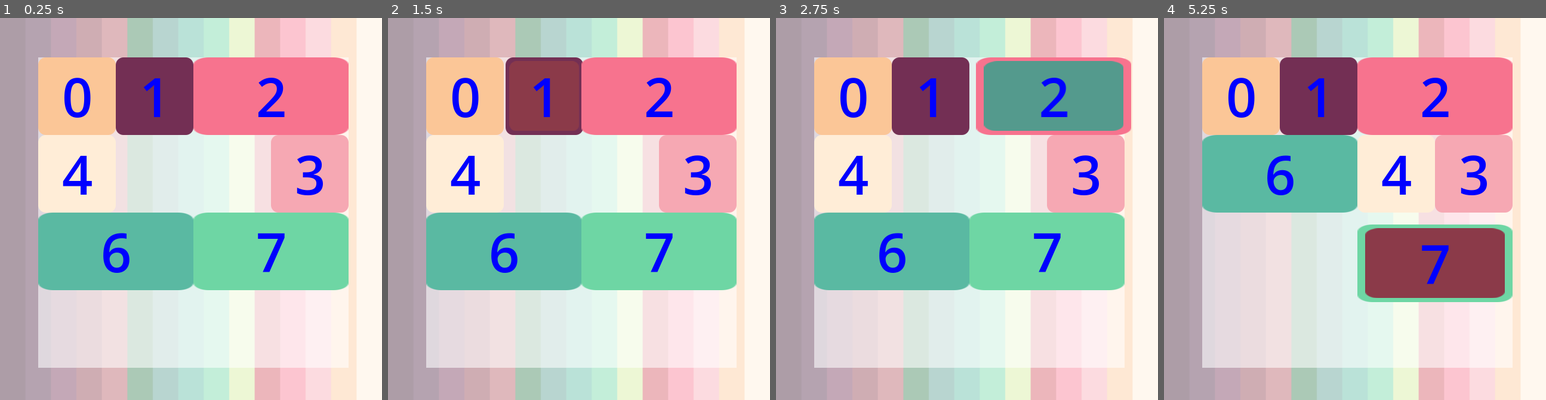
Above: before the commit, frames 1-4 (left to right).
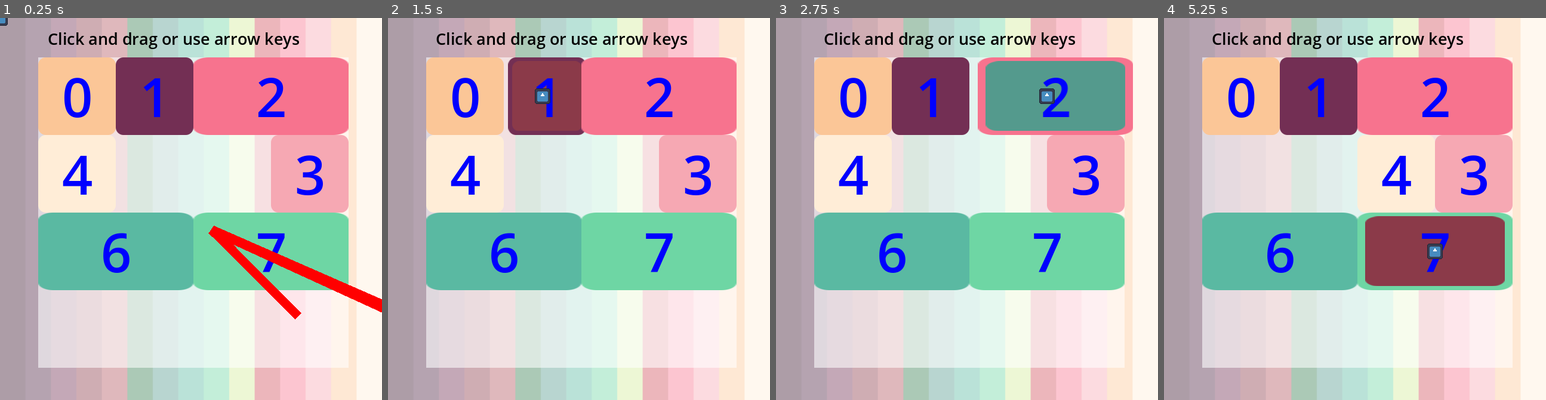
Above: after the commit, the same moments.

Repository: firelighted/comfyjam2026_slidingsun
Game: Godot game, scene res://scenes_scripts/main_2d.tscn
Two runs of this game, one before a commit and one after it. Both use one fixed random seed, a clock stepped at 60 frames per second and the inputs below. The engine's default icon, where the game draws it, is replaced by a stand-in: a white triangle on a blue panel in a dark square.
Inputs (mouse positions are in pixels of both pictures, inside the frame that each line leads up to):
- Up to frame 1 (0.25 s): no input
- Up to frame 2 (1.5 s): tap Enter at 0.5 s; drag from (464, 94) to (659, 94) at 0.52 s; drag from (540, 94) to (659, 94) at 1.27 s
- Up to frame 3 (2.75 s): hold Right (ui_right) from 2.03 s (still down); click (1047, 94) at 2.17 s
- Up to frame 4 (5.25 s): release Right (ui_right) at 2.75 s; tap Space at 2.75 s; drag from (1240, 174) to (1442, 94) at 2.77 s; drag from (1473, 174) to (1435, 94) at 3.52 s; drag from (1278, 251) to (1435, 94) at 4.27 s; move the mouse to (1435, 251) at 5.02 s; hold Down (ui_down) from 5.03 s (still down); click (1435, 251) at 5.17 s

The runs differ from the first frame. In frame 1, 2.9% of the frame differs, in the area x 0-100%, y 0-79%; in frame 2, 1.3%; in frame 3, 1.5%; in frame 4, 21%, in the area x 10-92%, y 3-75%.

Commit message:
better click and drag

Diff:
--- a/block_manager.gd
+++ b/block_manager.gd
@@ -65,15 +65,15 @@
 			if event.is_pressed():
 				print("start drag")
 				drag_start = event.position
-				if selected_block:
-					selected_block.start_drag()
+				#if selected_block:
+					#selected_block.start_drag()
 				is_dragging = true
 			else:
 				print("stop drag")
 				drag_end = event.position
 				is_dragging = false
-				if selected_block:
-					selected_block.end_drag()
+				#if selected_block:
+					#selected_block.end_drag()
 
 
 
@@ -113,8 +113,9 @@
 		var row_col = block.set_row_col_from_pos()
 
 		# update array NOT WORKING -- wrong values being set
-		#set_array(row_col.x, row_col.y, block_id)
-		#print_array()
+		# set_array(block.i_row, block.i_col, block.block_id)  # doesn't change
+		#set_array(row_col.x, row_col.y, block.block_id)
+	#print_array()
 
 func init_array():
 	if len(array) < cells - 1: # pad with empty
--- a/scenes_scripts/block.gd
+++ b/scenes_scripts/block.gd
@@ -43,7 +43,7 @@
 ]
 
 var arrow_key_speed = 300
-var mouse_drag_speed = 2000
+var mouse_drag_speed = 10
 
 var drag_start : Vector2 =Vector2.ZERO
 var drag_end : Vector2 =Vector2.ZERO
@@ -74,6 +74,7 @@
 	want_to_move.emit(block_id, i_row, i_col, input_dir)
 
 func _physics_process(delta):
+	# velocity approach
 	if is_selected:
 		if is_dragging:
 			get_drag()
@@ -85,8 +86,12 @@
 
 func start_drag():
 	drag_start = get_global_mouse_position()
-	drag_offset = drag_start - global_position
+	drag_offset = get_global_mouse_position() - global_position
 	is_dragging = true
+	$"../../../mouseclick".global_position = drag_start
+	$"../../../dragoffset".clear_points()
+	$"../../../dragoffset".add_point(get_global_mouse_position())
+	$"../../../dragoffset".add_point(global_position)
 
 
 func end_drag():
@@ -96,12 +101,13 @@
 	if is_dragging:
 		var simple_dir = (get_global_mouse_position() - global_position - drag_offset)
 		if abs( simple_dir.x) > abs( simple_dir.y):
-			simple_dir = Vector2(sign(simple_dir.x), 0)
+			simple_dir = Vector2((simple_dir.x), 0)
 		else:
-			simple_dir = Vector2(0, sign(simple_dir.y))
+			simple_dir = Vector2(0, (simple_dir.y))
+		velocity = simple_dir * mouse_drag_speed
 
 		if velocity.length_squared() < 100:
-			velocity += simple_dir * mouse_drag_speed * 0.5
+			velocity = Vector2.ZERO
 		# velocity = (get_global_mouse_position() - global_position).normalized() * mouse_drag_speed
 
 func _process(_delta)-> void:
@@ -127,3 +133,6 @@
 		if event.button_index == MOUSE_BUTTON_LEFT:
 			if event.is_pressed():
 				just_selected.emit(block_id, i_row, i_col)
+				start_drag()
+			else:
+				end_drag()
--- a/scenes_scripts/block.tscn
+++ b/scenes_scripts/block.tscn
@@ -6,7 +6,7 @@
 [ext_resource type="Texture2D" uid="uid://cg14q0lo7puh1" path="res://images/palette.png" id="4_kqftf"]
 
 [sub_resource type="RectangleShape2D" id="RectangleShape2D_nichk"]
-size = Vector2(128, 128)
+size = Vector2(125, 125)
 
 [sub_resource type="LabelSettings" id="LabelSettings_g8qok"]
 font_size = 90
--- a/scenes_scripts/main_2d.tscn
+++ b/scenes_scripts/main_2d.tscn
@@ -1,16 +1,26 @@
-[gd_scene load_steps=8 format=3 uid="uid://b68t311mpj4pr"]
+[gd_scene load_steps=12 format=3 uid="uid://b68t311mpj4pr"]
 
 [ext_resource type="Script" path="res://block_manager.gd" id="1_5ua2j"]
 [ext_resource type="Texture2D" uid="uid://cg14q0lo7puh1" path="res://images/palette.png" id="2_31q7j"]
 [ext_resource type="Texture2D" uid="uid://l6c5b8gwc4ih" path="res://images/tiles/square.png" id="2_bb1j8"]
 [ext_resource type="Script" path="res://resources/level_resource.gd" id="2_s2dim"]
 [ext_resource type="Resource" uid="uid://sn8mpyosxvue" path="res://resources/level_0.tres" id="3_3qwf8"]
+[ext_resource type="PackedScene" uid="uid://c1nqrhcqdwaqy" path="res://scenes_scripts/block.tscn" id="6_6y1a6"]
+[ext_resource type="Texture2D" uid="uid://cihbuf5w5dxhy" path="res://icon.svg" id="7_8hjc0"]
+
+[sub_resource type="LabelSettings" id="LabelSettings_ivpb4"]
+font_size = 27
+font_color = Color(0, 0, 0, 1)
 
 [sub_resource type="RectangleShape2D" id="RectangleShape2D_lnwij"]
 size = Vector2(45, 615)
 
 [sub_resource type="RectangleShape2D" id="RectangleShape2D_h4aj0"]
 size = Vector2(615, 45)
+
+[sub_resource type="Curve" id="Curve_ihapv"]
+_data = [Vector2(0, 0.296703), 0.0, 0.0, 0, 0, Vector2(1, 1), 0.0, 0.0, 0, 0]
+point_count = 2
 
 [node name="Node" type="Node"]
 
@@ -44,6 +54,15 @@
 mouse_filter = 2
 texture = ExtResource("2_bb1j8")
 
+[node name="Label" type="Label" parent="UI"]
+layout_mode = 0
+offset_left = 80.0
+offset_top = 16.0
+offset_right = 502.0
+offset_bottom = 53.0
+text = "Click and drag or use arrow keys"
+label_settings = SubResource("LabelSettings_ivpb4")
+
 [node name="Camera2D" type="Camera2D" parent="."]
 position = Vector2(59, 78)
 limit_left = 0
@@ -65,6 +84,9 @@
 offset = Vector2(65, 65.0249)
 
 [node name="BlockParent" type="Node2D" parent="Main2D"]
+
+[node name="Block" parent="Main2D/BlockParent" instance=ExtResource("6_6y1a6")]
+position = Vector2(-160, -162)
 
 [node name="palette" type="Sprite2D" parent="Main2D"]
 position = Vector2(323, -107)
@@ -93,3 +115,13 @@
 
 [node name="CollisionShape2D" type="CollisionShape2D" parent="Main2D/wall_right"]
 shape = SubResource("RectangleShape2D_lnwij")
+
+[node name="mouseclick" type="Sprite2D" parent="."]
+scale = Vector2(0.2, 0.2)
+texture = ExtResource("7_8hjc0")
+
+[node name="dragoffset" type="Line2D" parent="."]
+points = PackedVector2Array(500, 500, 355, 355, 2313, 1232)
+width = 50.0
+width_curve = SubResource("Curve_ihapv")
+default_color = Color(1, 0, 0, 1)
Not shown, changed: .gitignore
Not shown, removed: images/tiles/.squircle.kra-autosave.kra
Not shown, changed: images/tiles/squircle.kra
Not shown, changed: images/tiles/squircle.kra~
